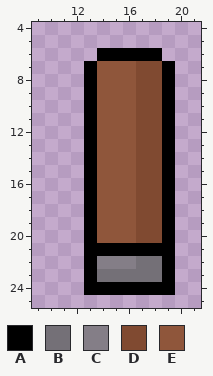
File history of a pixel-art file, Assets/Sprites/Fence Post.aseprite. Above, as it was before the edit.
32x32 pixels, 1 frame. Shown: x 9..21, y 4..25.
Palette (. is transparent): A #000000  B #747077  C #847e87  D #804a31  E #8f563b
Pixels before, first column x 13:
 6 .AAAAA.
 7 AEEEDDA
 8 AEEEDDA
 9 AEEEDDA
10 AEEEDDA
11 AEEEDDA
12 AEEEDDA
13 AEEEDDA
14 AEEEDDA
15 AEEEDDA
16 AEEEDDA
17 AEEEDDA
18 AEEEDDA
19 AEEEDDA
20 AEEEDDA
21 AAAAAAA
22 ACCCBBA
23 ABBBBBA
24 AAAAAAA
After:
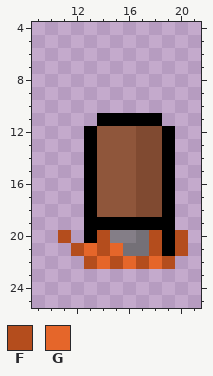
Colours new in this view: F #b44d1d  G #e5662a
Change:
layer "Layer 2" added
Changed rows in their new state; - is an unchanged pixel.
Layers "Layer 2", "Layer 1":
first column x 13:
 6 -.....-
 7 .......
 8 .......
 9 .......
10 .......
11 .AAAAA.
first column x 11:
19 ---AAAAA--
20 F--FCCBF-F
21 -FGFGBBF-F
22 --FGFGFGF-
23 --.......-
24 --.......-
